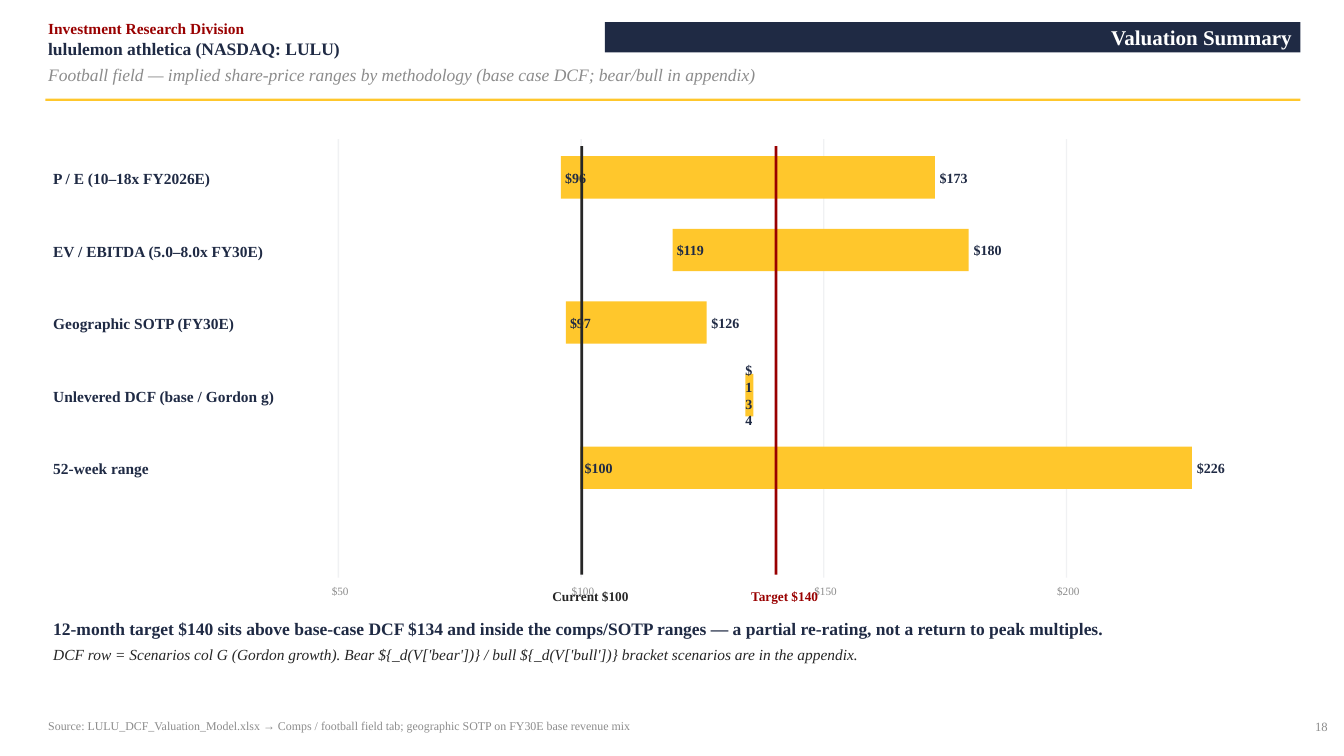
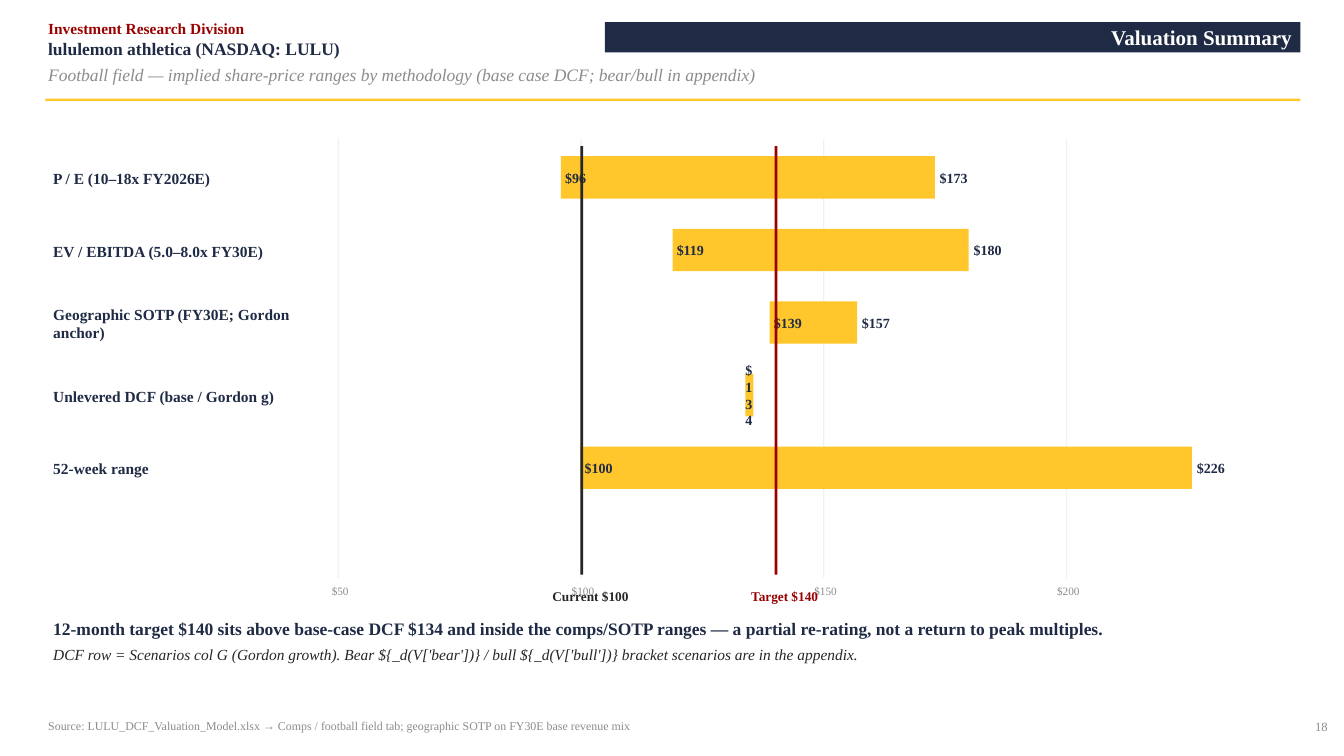
Before and after one commit to vengeanceaiUSC/RM, a slide deck: slide 19 of LULU/LULU_Investment_Pitch_Deck.pptx. Drawn at 1344x756 pixels with LibreOffice and Linux fonts; fonts in the diff are those of the drawing. Boxes give left, top, right and bottom in pixels: in the first picture for what was removed or moved away, otherwise in the second. Text is boxed around its words. In the diff, an @@ line names an element or a change of style, - is before the commit and + after.

```diff
--- a/LULU/LULU_Investment_Pitch_Deck.pptx
+++ b/LULU/LULU_Investment_Pitch_Deck.pptx
@@ text at <box>53,309,289,341</box>: text changed @@
-Geographic SOTP (FY30E)
+Geographic SOTP (FY30E; Gordon anchor)
@@ rectangle "$139": place and size @@
-rectangle "$139" at <box>566,301,707,344</box>
+rectangle "$139" at <box>770,301,858,344</box>
@@ text in rectangle at <box>774,317,802,332</box>: text changed @@
-$97
+$139
@@ text at <box>862,318,890,329</box>: text changed @@
-$126
+$157
```
Also in this commit, not shown: 2 other slides changed, 4 other files.
